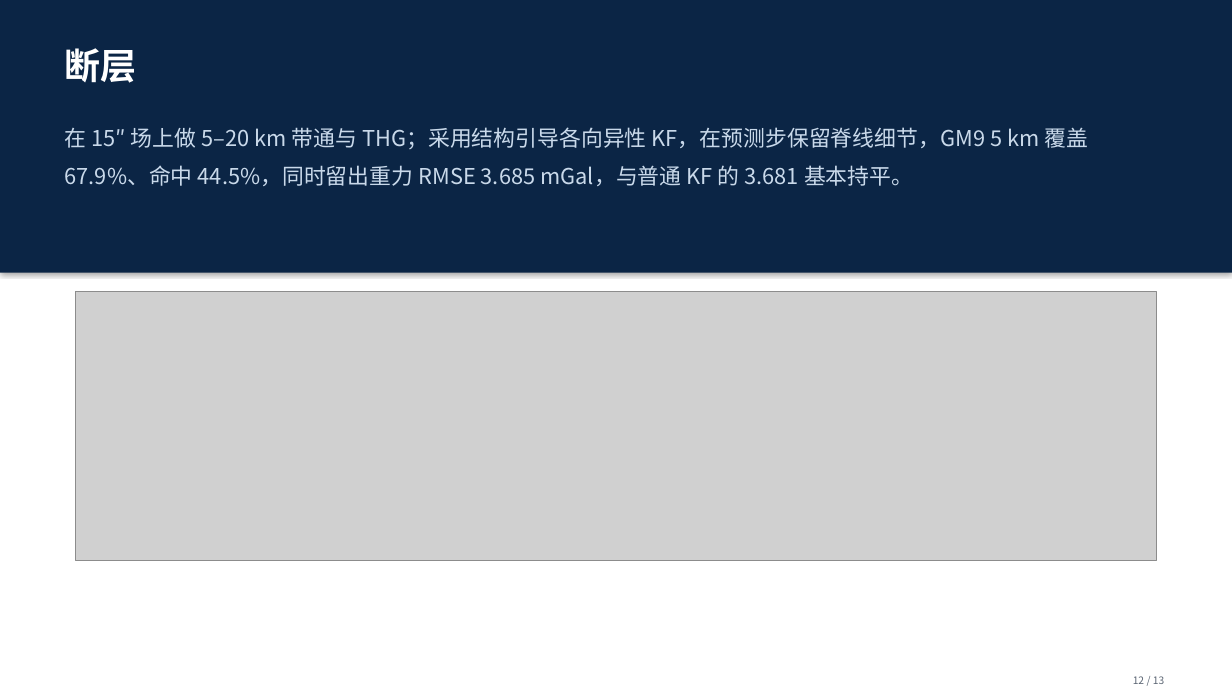
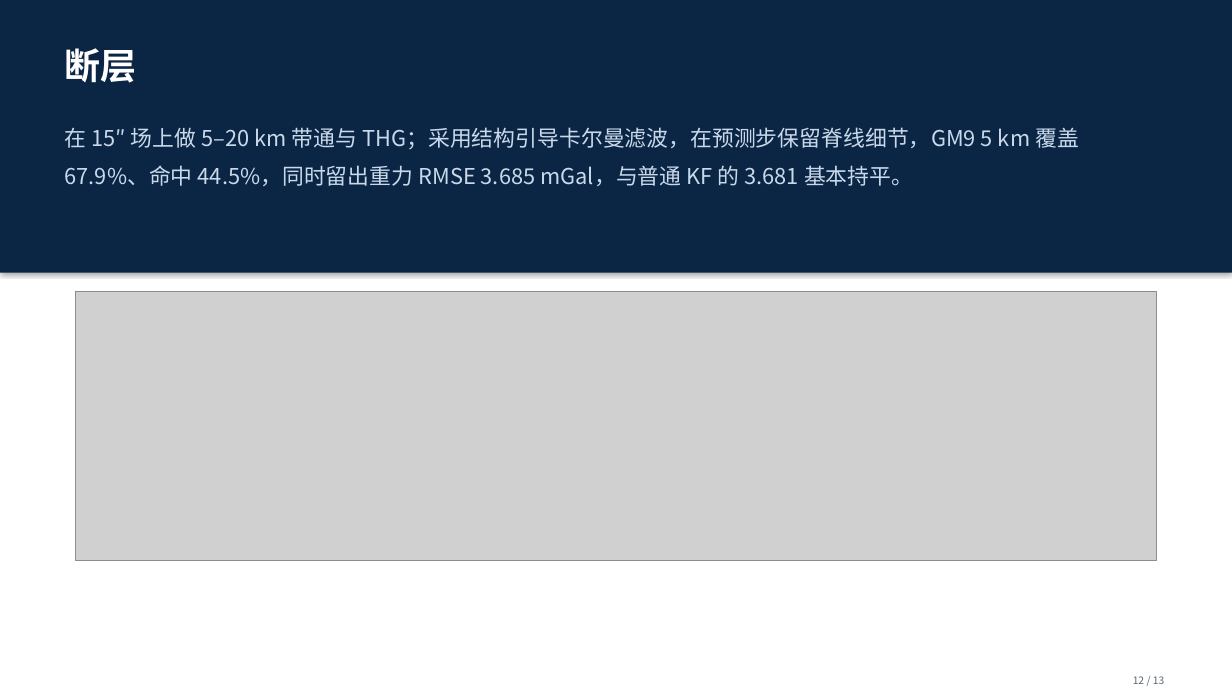
Before and after one commit to shuyunkai/kalman_gravity, a slide deck: slide 12 of ppt/汇报_新结构_13页.pptx. Drawn at 1232x693 pixels with LibreOffice and Linux fonts; fonts in the diff are those of the drawing; grey boxes stand for pictures. Boxes give left, top, right and bottom in pixels: in the first picture for what was removed or moved away, otherwise in the second. Text is boxed around its words. In the diff, an @@ line names an element or a change of style, - is before the commit and + after.

```diff
--- a/ppt/汇报_新结构_13页.pptx
+++ b/ppt/汇报_新结构_13页.pptx
@@ text at (65,127,1079,186): text changed @@
-在 15″ 场上做 5–20 km 带通与 THG；采用结构引导各向异性 KF，在预测步保留脊线细节，GM9 5 km 覆盖 67.9%、命中 44.5%，同时留出重力 RMSE 3.685 mGal，与普通 KF 的 3.681 基本持平。
+在 15″ 场上做 5–20 km 带通与 THG；采用结构引导卡尔曼滤波，在预测步保留脊线细节，GM9 5 km 覆盖 67.9%、命中 44.5%，同时留出重力 RMSE 3.685 mGal，与普通 KF 的 3.681 基本持平。
```
Also in this commit, not shown: 1 other slide changed, 4 other files.
